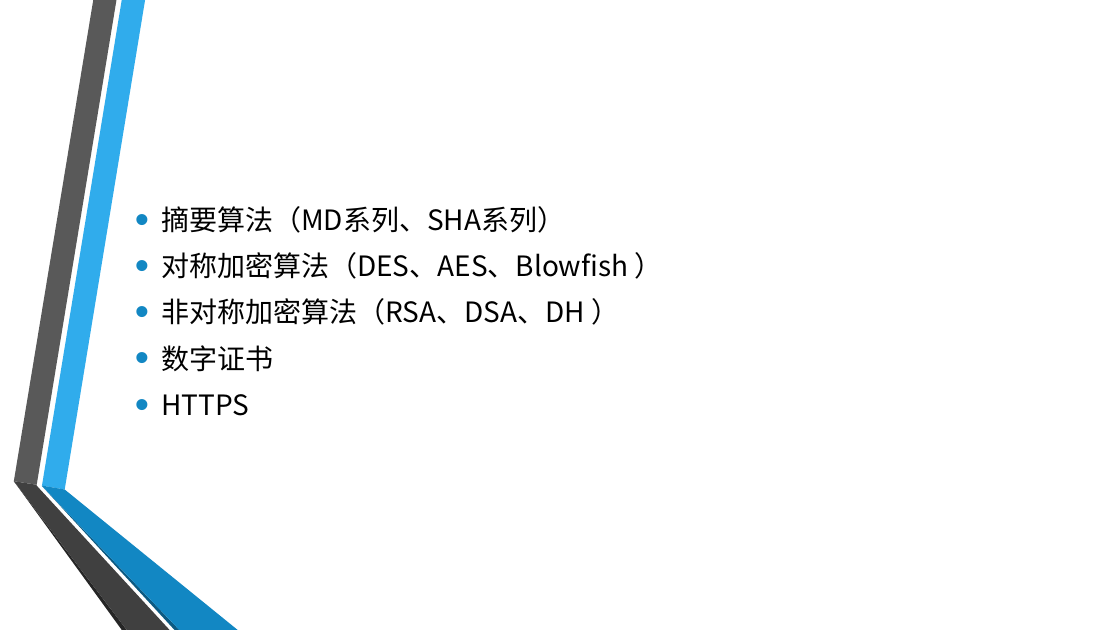
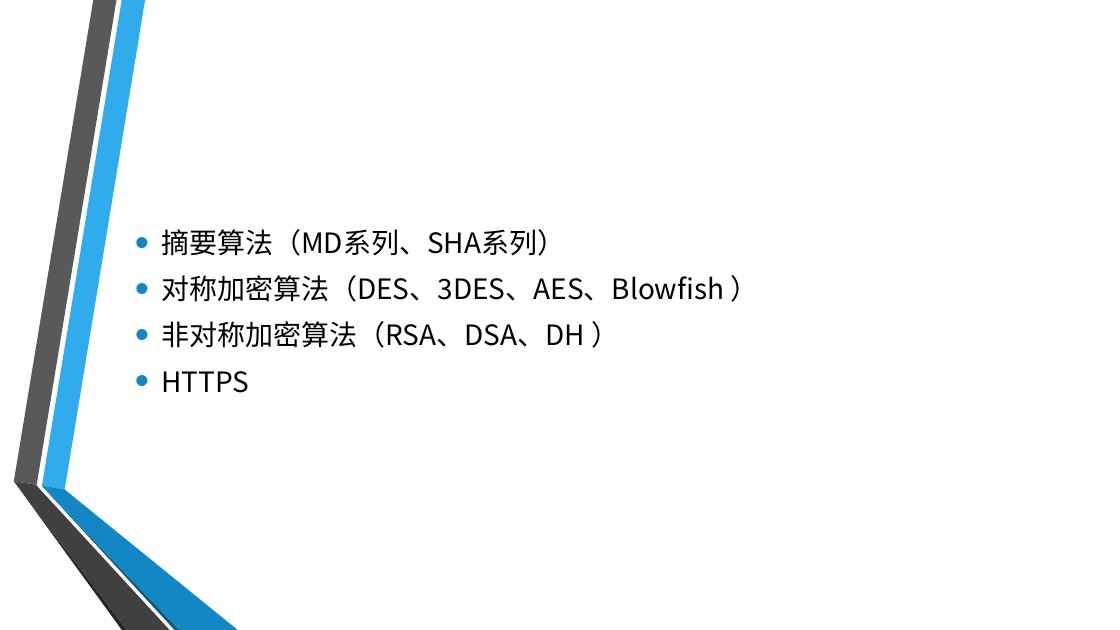
Before and after one commit to GloryXu/test-project, a slide deck: slide 2 of doc/安全.pptx. Drawn at 1120x630 pixels with LibreOffice and Linux fonts; fonts in the diff are those of the drawing; background and template pictures are left out. Boxes give left, top, right and bottom in pixels: in the first picture for what was removed or moved away, otherwise in the second. Text is boxed around its words. In the diff, an @@ line names an element or a change of style, - is before the commit and + after.

```diff
--- a/doc/安全.pptx
+++ b/doc/安全.pptx
@@ text at (x1=161, y1=275, x2=724, y2=302): text changed @@
-• 对称加密算法（DES、AES、Blowfish ）
+• 对称加密算法（DES、3DES、AES、Blowfish ）
@@ text at (x1=161, y1=345, x2=273, y2=372): paragraph removed @@
-• 数字证书
```
Also in this commit, not shown: 3 other slides changed, 4 slides added, 1 other file.
